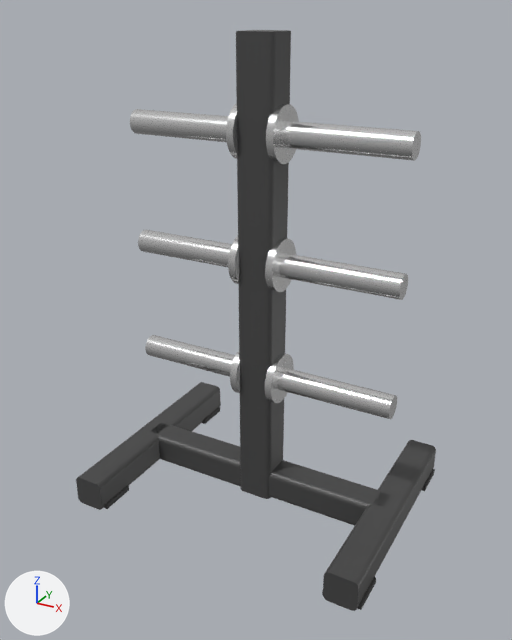
The glTF model catalogs/ludus/models/LD-A056/model.glb: old version first, new version second.
Both versions are drawn from a camera (50 mm lens) standing at (0.657, -1.223, 1.037) and looking at (0.001, -0.03, 0.441). Lighting does not change. The marker at lower left points along +X, +Y and +Z. The older version comes first. Where no turn or scale is listed for an object, it has been applied to the vertices.
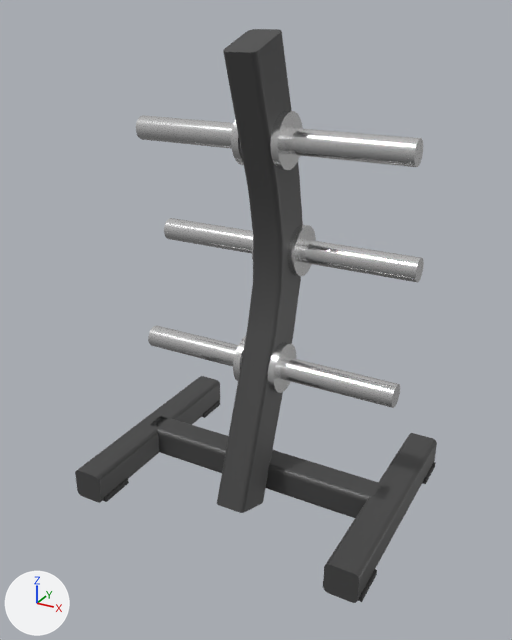
ob_equipment is not drawn itself; it is the parent of ob_base, ob_frame.

Edits to the bpy script that builds the scene:
```text
Add me_mesh_2_1:
    me_mesh_2_1.from_pydata(...)  # 96 vertices, 188 faces; spans x -0.035..0.035, y -0.153..0.124, z -0.02..0.983
    me_mesh_2_1.materials.append(mat_frame)  # dark grey #535353
Change ob_equipment:
    ob_equipment.location: (0.0, 0.0, 0.0) -> (0.0, 0.0, 0.0197)
Change ob_mast:
    ob_mast: bpy.data.objects.new('mast', me_mesh_2) -> bpy.data.objects.new('mast', None)
    ob_mast.location: (0.0, 0.0, 0.5) -> (0.0, 0.0, 0.0)
Change ob_mesh_3:
    ob_mesh_3.location: (-0.0425, 0.0, 0.3) -> (-0.0425, 0.0133, 0.3)
Change ob_mesh_3_001:
    ob_mesh_3_001.location: (-0.175, 0.0, 0.3) -> (-0.175, 0.0133, 0.3)
Change ob_mesh_3_002:
    ob_mesh_3_002.location: (0.0425, 0.0, 0.3) -> (0.0425, 0.0133, 0.3)
Change ob_mesh_3_003:
    ob_mesh_3_003.location: (0.175, 0.0, 0.3) -> (0.175, 0.0133, 0.3)
Change ob_mesh_3_004:
    ob_mesh_3_004.location: (-0.0425, 0.0, 0.56) -> (-0.0425, 0.0981, 0.543)
Change ob_mesh_3_005:
    ob_mesh_3_005.location: (-0.175, 0.0, 0.56) -> (-0.175, 0.0981, 0.543)
Change ob_mesh_3_006:
    ob_mesh_3_006.location: (0.0425, 0.0, 0.56) -> (0.0425, 0.0981, 0.543)
Change ob_mesh_3_007:
    ob_mesh_3_007.location: (0.175, 0.0, 0.56) -> (0.175, 0.0981, 0.543)
Change ob_mesh_3_008:
    ob_mesh_3_008.location: (-0.0425, 0.0, 0.82) -> (-0.0425, 0.0184, 0.785)
Change ob_mesh_3_009:
    ob_mesh_3_009.location: (-0.175, 0.0, 0.82) -> (-0.175, 0.0184, 0.785)
Change ob_mesh_3_010:
    ob_mesh_3_010.location: (0.0425, 0.0, 0.82) -> (0.0425, 0.0184, 0.785)
Change ob_mesh_3_011:
    ob_mesh_3_011.location: (0.175, 0.0, 0.82) -> (0.175, 0.0184, 0.785)
Add ob_mast_tube:
    ob_mast_tube = bpy.data.objects.new('mast_tube', me_mesh_2_1)
    ob_mast_tube.location = (0.0, 0.0, 0.02)
```

What differs and where, as boxes [x1, y1, x2, y2] in the pictures (512 x 640 px):
'mast_tube', added: after [217, 29, 303, 513]
'mast', no longer drawn: before [236, 30, 291, 499]
'Mesh_0.002', moved: before [153, 423, 389, 526]; after [150, 417, 391, 518]
'Mesh_0.001', moved: before [323, 440, 436, 611]; after [323, 433, 437, 603]
'Mesh_0', moved: before [76, 382, 221, 510]; after [75, 376, 220, 503]
'Mesh_3.007', moved: before [279, 253, 408, 300]; after [300, 240, 424, 283]
'Mesh_3.011', moved: before [281, 121, 421, 161]; after [285, 128, 423, 167]
'Mesh_3.003', moved: before [277, 368, 397, 419]; after [280, 357, 400, 408]
'Mesh_3.005', moved: before [138, 230, 232, 267]; after [164, 218, 253, 254]
'Mesh_3.009', moved: before [130, 109, 229, 142]; after [136, 115, 234, 149]
'Mesh_3.001', moved: before [145, 335, 236, 377]; after [148, 325, 238, 367]
'Mesh_3.006', moved: before [265, 238, 296, 292]; after [287, 224, 316, 277]
'Mesh_3.010', moved: before [266, 104, 299, 164]; after [270, 111, 303, 170]
'Mesh_3.002', moved: before [265, 353, 294, 404]; after [267, 342, 296, 393]
'Mesh_3.008', moved: before [226, 103, 238, 159]; after [231, 120, 244, 165]
'Mesh_3', moved: before [230, 351, 240, 393]; after [233, 336, 246, 381]
'Mesh_3.004', moved (mostly hidden afterwards): before [228, 236, 239, 284]; after [252, 242, 253, 259]
'Mesh_1.001', moved: before [103, 485, 129, 509]; after [102, 478, 129, 502]
'Mesh_1.003', moved: before [322, 577, 376, 610]; after [358, 569, 377, 602]
'Mesh_1', moved: before [202, 407, 220, 424]; after [202, 401, 220, 418]
'Mesh_1.002', moved: before [422, 469, 435, 491]; after [423, 462, 436, 484]
